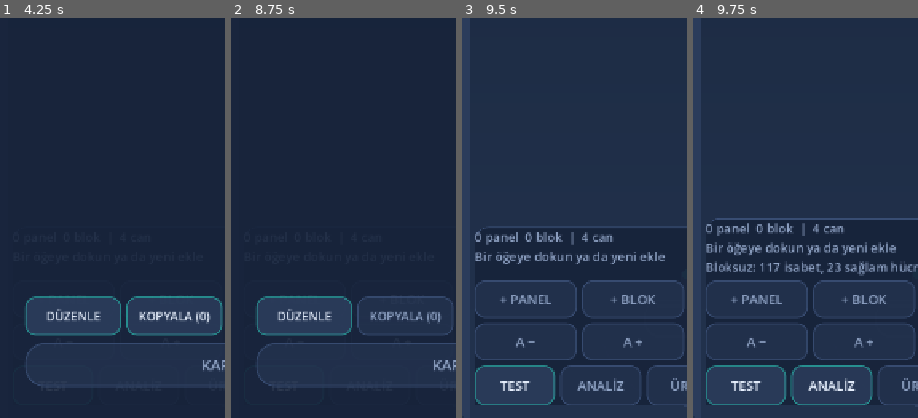
Above: before the commit, frames 1-4 (left to right).
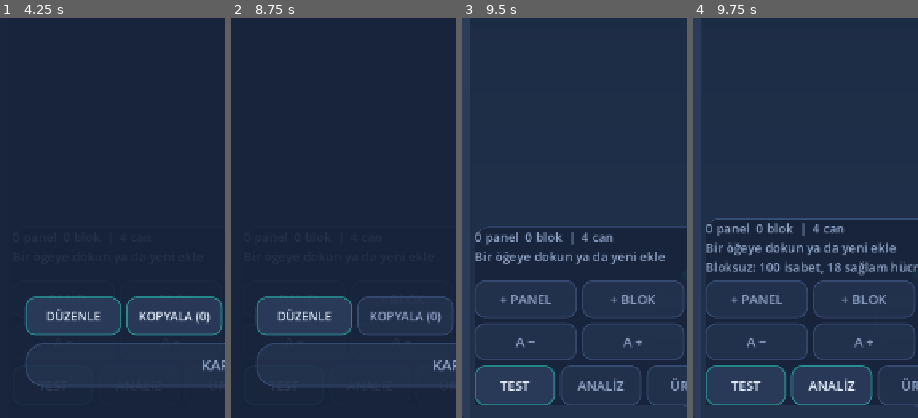
Above: after the commit, the same moments.

Repository: omerfrktstboop/LumaBounce
Game: Godot game, scene res://scenes/level_editor.tscn
Two runs of this game, one before a commit and one after it. Both use one fixed random seed, a clock stepped at 60 frames per second and the inputs below. This scene is started directly instead of the project's main scene.
Inputs:
- Up to frame 1 (4.25 s): click "GERİ" at 0.5 s; click "LİSTE" at 1.25 s; click "▾" at 2 s; click "+ PANEL" at 2.75 s; click "+ BLOK" at 3.5 s
- Up to frame 2 (8.75 s): click "KENAR" at 4.25 s; click "SİL" at 5 s; click "A −" at 5.75 s; click "A +" at 6.5 s; click "B −" at 7.25 s; click "B +" at 8 s
- Up to frame 3 (9.5 s): click "TEST" at 8.75 s
- Up to frame 4 (9.75 s): click "ANALİZ" at 9.5 s
The pictures show only the part of the screen within x 0-50%, y 50-100%; the shares and areas given below are measured in that part.

Frames 1-3 are identical in both runs. In frame 4, 0.2% of the frame differs, in the area x 32-66%, y 61-64%.

Commit message:
Reduce maximum launch power one step

Diff:
--- a/scripts/editor/ai_level_prompt_builder.gd
+++ b/scripts/editor/ai_level_prompt_builder.gd
@@ -36,7 +36,7 @@
 	var system_parts := PackedStringArray([
 		"LumaBounce icin geometri taslaklari uretiyorsun; oynanabilirlik karari vermiyorsun.",
 		"Cikti daha sonra gercek yerel LevelSolver fizigiyle dogrulanacak ve gecersiz taslaklar elenecek.",
-		"Arena 720x1280, top yaricapi 24, yer cekimi 1500, guc 900-2300 ve azami hiz 3000.",
+		"Arena 720x1280, top yaricapi 24, yer cekimi 1500, guc 900-2200 ve azami hiz 3000.",
 		"Launcher alt bolgede, hedef ust bolgede ve ikisinin cevresi okunabilir/bos kalmali.",
 		"Launcher'i (360,1120) kullan. Hedef merkezi x=140..580, y=230..480 araliginda olsun.",
 		"Panel merkezleri x=130..590, y=460..930; uzunluk 220..340 ve aci -55..55 derece olsun.",
--- a/scripts/launcher.gd
+++ b/scripts/launcher.gd
@@ -26,7 +26,7 @@
 
 @export_group("Guc")
 @export var min_power := 900.0
-@export var max_power := 2300.0
+@export var max_power := 2200.0
 ## Bu mesafeden kisa suruklemeler atis saymaz.
 @export var min_drag_distance := 30.0
 ## Bu mesafeden sonra guc artmaz.
--- a/scripts/levels/level_solver.gd
+++ b/scripts/levels/level_solver.gd
@@ -44,7 +44,7 @@
 var settle_time := 0.85
 var oob_margin := 240.0
 var min_power := 900.0
-var max_power := 2300.0
+var max_power := 2200.0
 var max_angle := 78.0
 var spawn_offset := 70.0
 var target_size := 92.0
--- a/tools/check_blocks_and_gate.gd
+++ b/tools/check_blocks_and_gate.gd
@@ -91,6 +91,7 @@
 		func(step_index: int, _step_count: int) -> void: crossed_steps.append(step_index))
 
 	_check("tam guc mesafesi mobil alt alana sigiyor", launcher.max_drag_distance <= 140.0, true)
+	_check("azami atis gucu bir kademe dusuruldu", launcher.max_power, 2200.0)
 	_check("surukleme alani hazir durumda gorunuyor", drag_hint.visible, true)
 
 	var pointer_start := launcher.global_position
